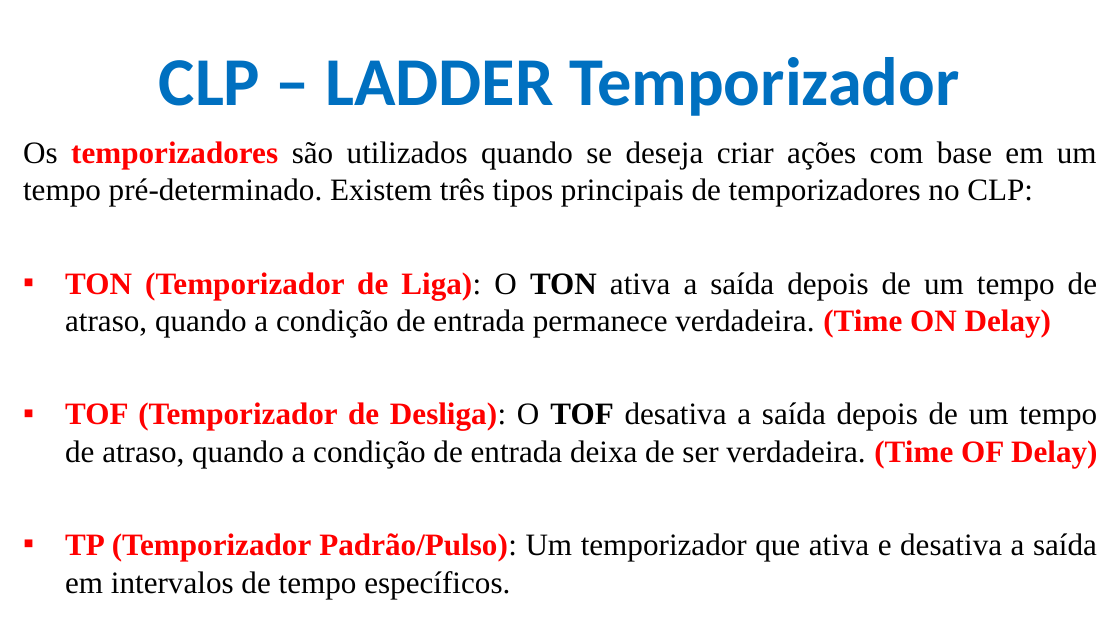
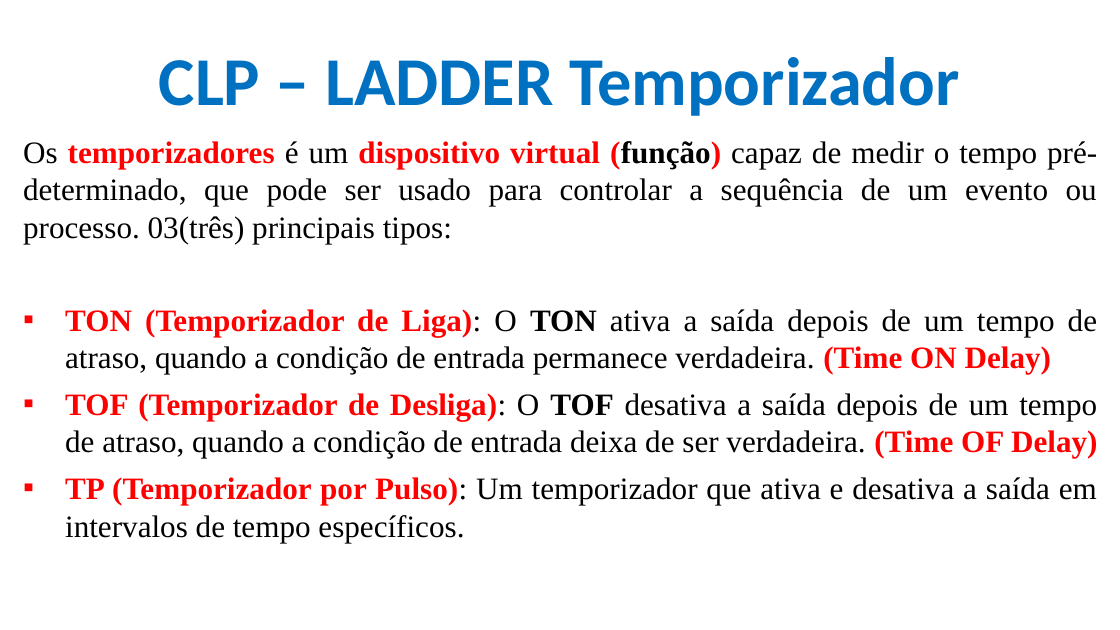
Before and after one commit to CloudEducationBrazil/WydenUniRuyControladoresLogicosProgCLP, a slide deck: slide 10 of 01 Classes/Aula4 - CLP - Programação - Ling LADER Contagem e Temporizadores.pptx (slide 7 before the commit). Drawn at 1120x630 pixels with LibreOffice and Linux fonts; fonts in the diff are those of the drawing; background and template pictures are left out. Boxes give left, top, right and bottom in pixels: in the first picture for what was removed or moved away, otherwise in the second. Text is boxed around its words. In the diff, an @@ line names an element or a change of style, - is before the commit and + after.

```diff
--- a/01 Classes/Aula4 - CLP - Programação - Ling LADER Contagem e Temporizadores.pptx
+++ b/01 Classes/Aula4 - CLP - Programação - Ling LADER Contagem e Temporizadores.pptx
@@ text at <box>23,141,1097,243</box>: text changed @@
-Os temporizadores são utilizados quando se deseja criar ações com base em um tempo pré-determinado. Existem três tipos principais de temporizadores no CLP:
+Os temporizadores é um dispositivo virtual (função) capaz de medir o tempo pré-determinado, que pode ser usado para controlar a sequência de um evento ou processo. 03(três) principais tipos:
@@ text at <box>65,477,1097,542</box>: text changed @@
-▪ TP (Temporizador Padrão/Pulso): Um temporizador que ativa e desativa a saída em intervalos de tempo específicos.
+▪ TP (Temporizador por Pulso): Um temporizador que ativa e desativa a saída em intervalos de tempo específicos.
```
Also in this commit, not shown: 2 other slides changed, 9 slides added.
